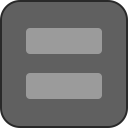
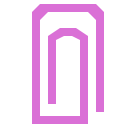
Comparing the layer stacks of the two w=128, h=128 images. Changes:
added layer "Layer 4" above "Layer 3" over [32, 4, 104, 124]
hid "Rounded Rectangle 3 copy 6" over [26, 73, 102, 99]
hid "Rounded Rectangle 3 copy 5" over [26, 28, 102, 54]
hid "Rounded Rectangle 1" over [0, 0, 128, 128]
